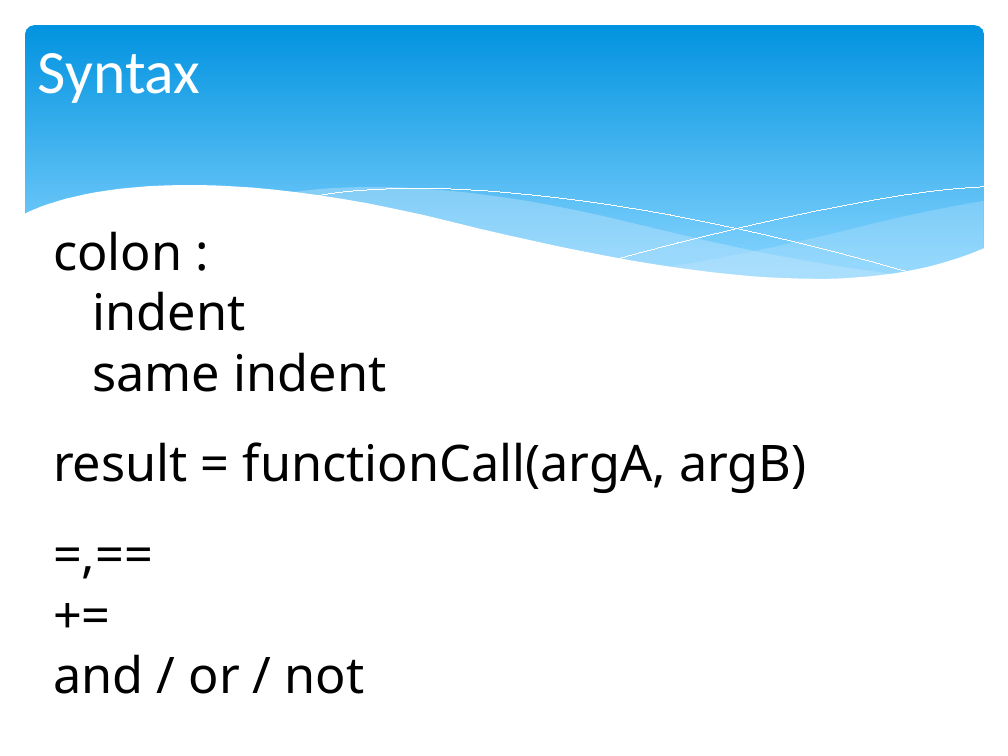
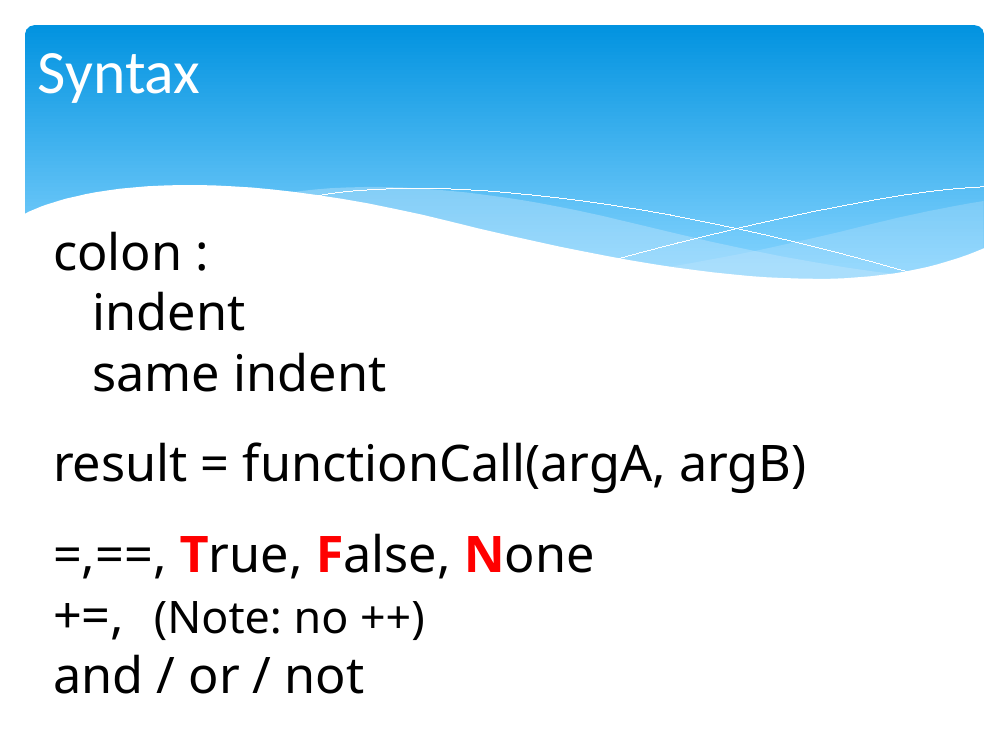
Before and after one commit to chris-turps/QA_Python3, a slide deck: slide 8 of DG_04 The Toolset.pptx. Drawn at 1008x756 pixels with LibreOffice and Linux fonts; fonts in the diff are those of the drawing. Boxes give left, top, right and bottom in pixels: in the first picture for what was removed or moved away, otherwise in the second. Text is boxed around its words. In the diff, an @@ line names an element or a change of style, - is before the commit and + after.

```diff
--- a/DG_04 The Toolset.pptx
+++ b/DG_04 The Toolset.pptx
@@ text at (154, 533, 595, 640): text changed @@
-=,==
-+=
+=,==, True, False, None
++=, (Note: no ++)
```
Also in this commit, not shown: 3 other slides changed, 3 slides removed, 8 other files.
